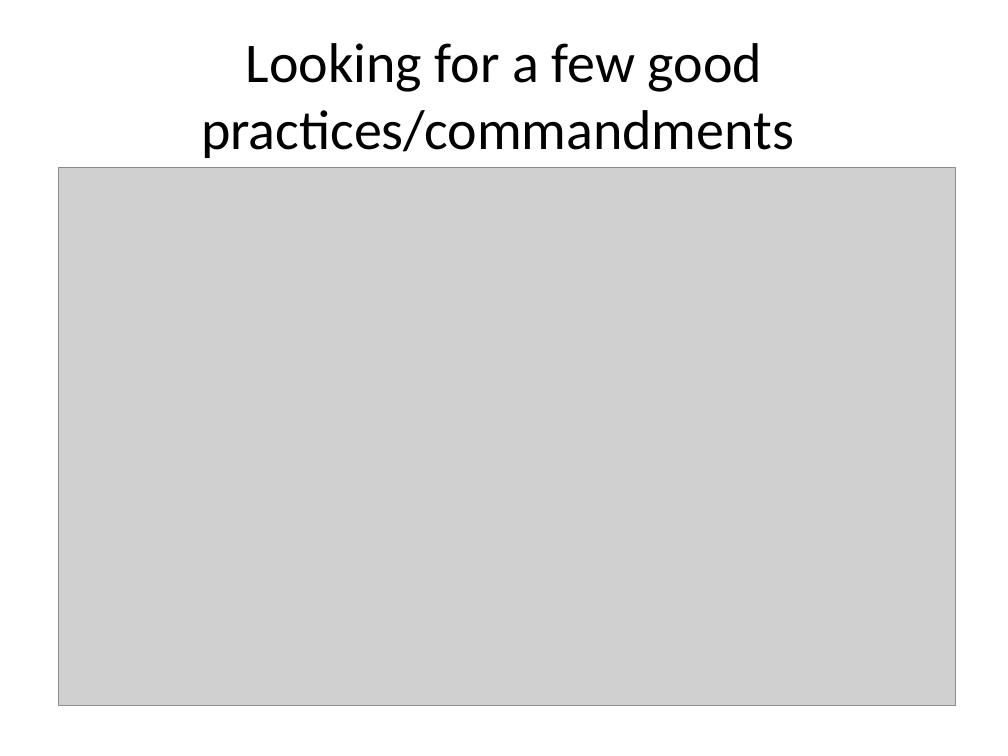
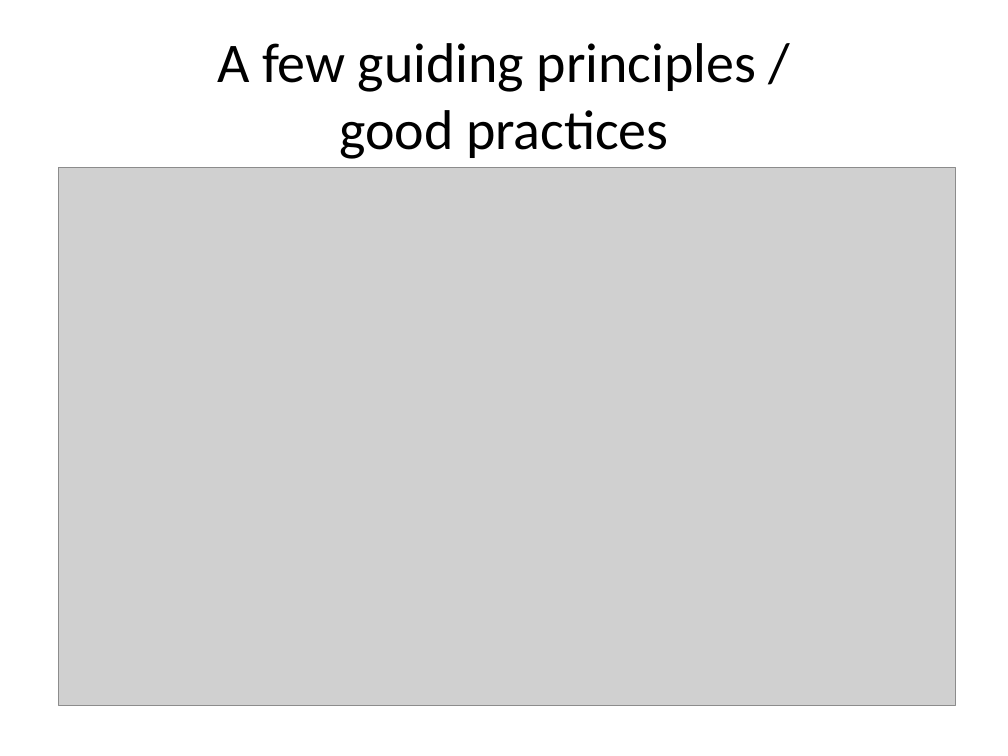
Before and after one commit to benralexander/lv, a slide deck: slide 8 of myD3_latest_c.ppt (slide 10 before the commit). Drawn at 1008x756 pixels with LibreOffice and Linux fonts; fonts in the diff are those of the drawing; grey boxes stand for pictures. Boxes give left, top, right and bottom in pixels: in the first picture for what was removed or moved away, otherwise in the second. Text is boxed around its words. In the diff, an @@ line names an element or a change of style, - is before the commit and + after.

```diff
--- a/myD3_latest_c.ppt
+++ b/myD3_latest_c.ppt
@@ title at <box>217,43,756,159</box>: text changed @@
-Looking for a few good practices/commandments
+A few guiding principles /
+good practices
```
Also in this commit, not shown: 4 other slides changed, 8 slides added.
